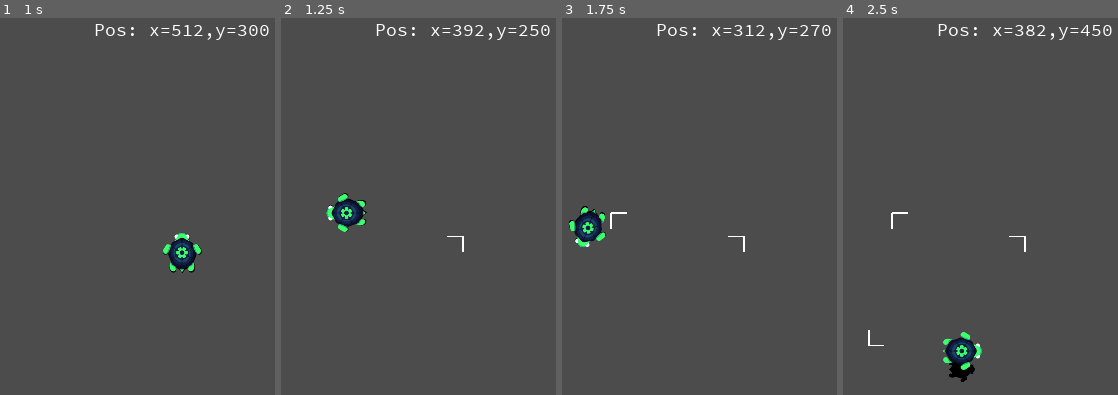
Above: before the commit, frames 1-4 (left to right).
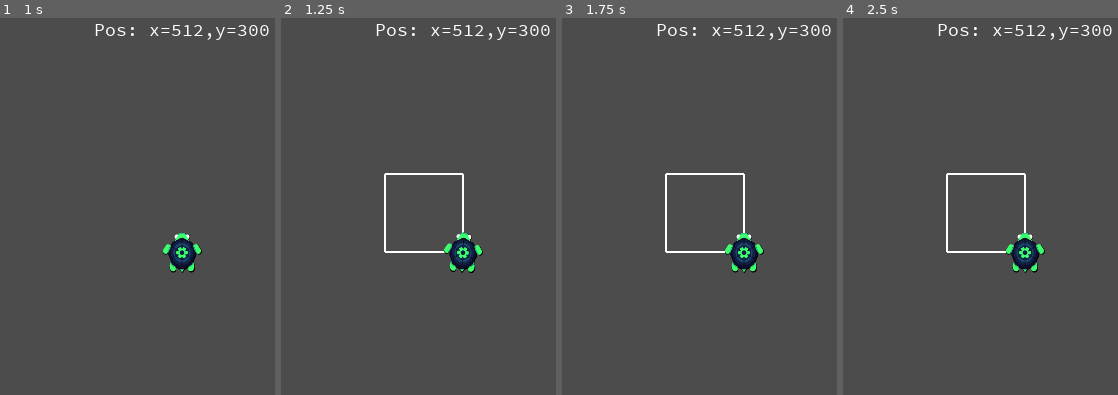
Above: after the commit, the same moments.

Repository: asoee/godot-turtle
Game: Godot game, scene res://Main.tscn
Same seed, same stepped clock (60 frames per second), same inputs: the game is played once before the commit and once after it.
Inputs:
- Up to frame 1 (1 s): tap Enter at 0.5 s; tap T (toggle_turbo) at 0.6 s
- Up to frame 2 (1.25 s): no input
- Up to frame 3 (1.75 s): tap T (toggle_turbo) at 1.35 s
- Up to frame 4 (2.5 s): tap T (toggle_turbo) at 2.1 s

Frame 1 is identical in both runs. In frame 2, 2.6% of the frame differs, in the area x 16-94%, y 1-68%; in frame 3, 2.6%; in frame 4, 2.9%, in the area x 9-94%, y 1-97%.

Commit message:
Updated readme, and simplified main file

Diff:
--- a/Main.gd
+++ b/Main.gd
@@ -1,18 +1,6 @@
 extends TurtleDrawing
 
-# Called when the node enters the scene tree for the first time.
 func _ready():
-	for i in 50:
-		move_forward(20)
+	for i in 4:
+		move_forward(100)
 		turn_left(90)
-		move_forward(20)
-		turn_right(90)
-		jump_forward(30)
-		turn_left(90)
-		jump_forward(130)
-
-
-func spiral():
-	for i in 50:
-		move_forward(i*5)
-		turn_left(120)
Not shown, changed: README.md
